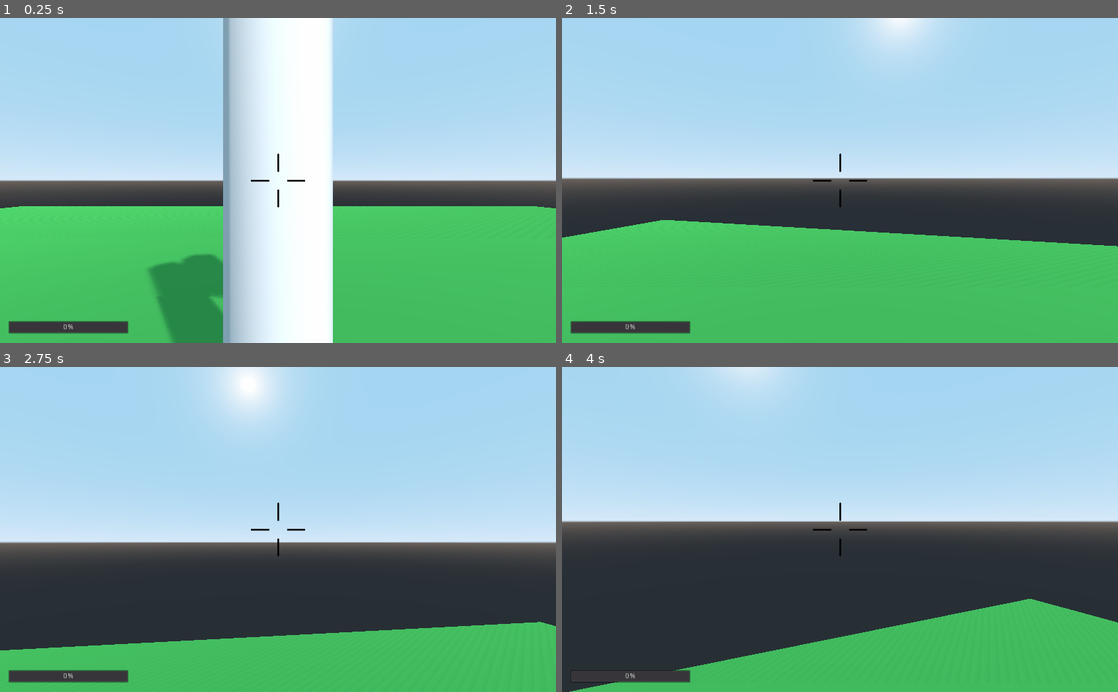
Above: before the commit, frames 1-4 (two rows, left to right).
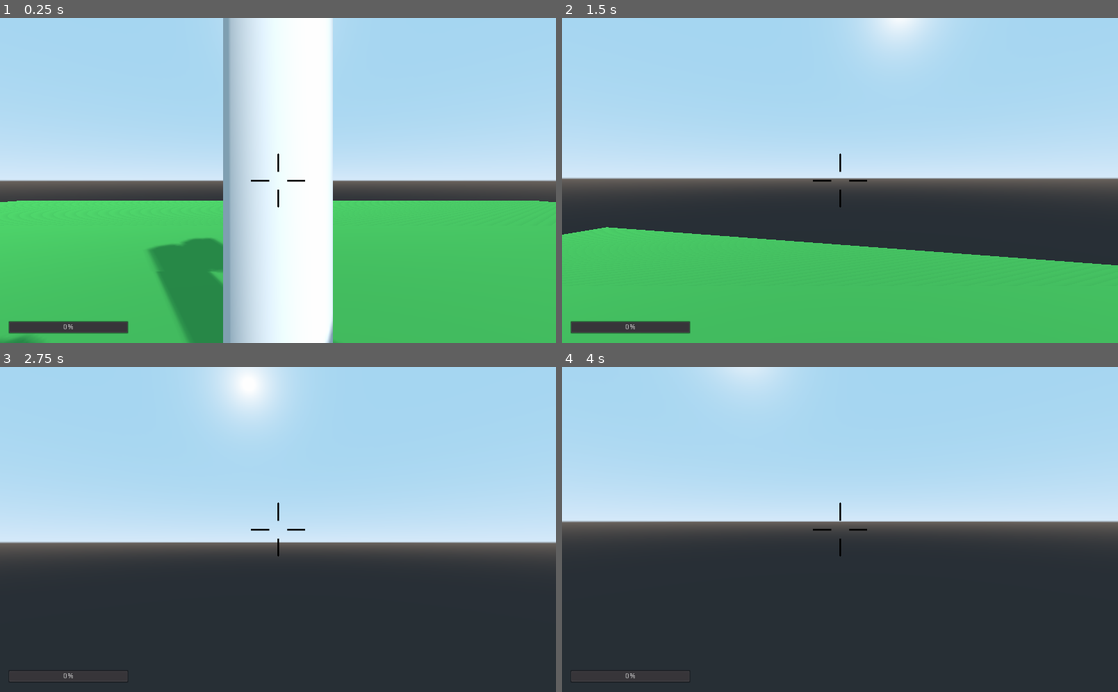
Above: after the commit, the same moments.

Repository: camgrodgers/senior-fps
Game: Godot game, scene res://Main.tscn
Same seed, same stepped clock (60 frames per second), same inputs: the game is played once before the commit and once after it.
Inputs (mouse positions are in pixels of both pictures, inside the frame that each line leads up to):
- Up to frame 1 (0.25 s): no input
- Up to frame 2 (1.5 s): move the mouse to (867, 180) at 0.52 s; hold Up (move_forward) from 0.53 s (still down); tap Space (jump) at 0.6, 0.77, 1.07 s; move the mouse to (812, 180) at 1.27 s; click (812, 180) at 1.35 s
- Up to frame 3 (2.75 s): keep holding Up (move_forward); tap Space (jump) at 1.52, 1.55, 1.82, 2.1 s; move the mouse to (289, 523) at 2.02 s
- Up to frame 4 (4 s): keep holding Up (move_forward); move the mouse to (834, 536) at 2.77 s; click (834, 536) at 2.85 s; tap Space (jump) at 3.02, 3.05, 3.32, 3.6, 3.77 s; move the mouse to (878, 532) at 3.52 s

The runs differ from the first frame. In frame 1, 2.8% of the frame differs, in the area x 0-100%, y 56-100%; in frame 2, 4.1%; in frame 3, 17%, in the area x 0-100%, y 78-100%; in frame 4, 16%.

Commit message:
Better Jumping

Diff:
--- a/Player/Player.gd
+++ b/Player/Player.gd
@@ -2,17 +2,33 @@
 
 export var speed: float = 4.0
 
+const GRAVITY = -24.8
+
+var vel = Vector3()
+
+const MAX_SPEED = 20
+const JUMP_SPEED = 18
+const ACCEL = 4.5
+var DEACCEL = 16
+const MAX_SLOPE_ANGLE = 40
+var MOUSE_SENSITIVITY = 0.05
+
+var camera
+var rotation_helper
+
+
 # Called when the node enters the scene tree for the first time.
 func _ready():
+	camera = $Rotation_Helper / Camera
+	rotation_helper = $Rotation_Helper
+
 	Input.set_mouse_mode(Input.MOUSE_MODE_CAPTURED)
+
 	turn_factor = turn_speed / 10000.0
 	if (inverse_x):
 		inverse_x_factor = 1
 	if (inverse_y):
 		inverse_y_factor = 1
-
-var isGoingUp = false
-var isGoingDown = false
 
 
 func _physics_process(delta):
@@ -29,54 +45,38 @@
 	if Input.is_action_pressed("move_left"):
 		direction -= aiming[0]
 
-	#Controlling Jumps
-	#If the space is Pressed
-	if Input.is_action_just_pressed("jump"):
-		print("It is hitting the jump function")
-		isGoingUp = true
-		isGoingDown = false
+	direction = direction.normalized()
 
-	#Slowly go Up
-	if(isGoingUp):
-		print("It is increasing the direciton")
-		direction.y = 20
-	#Slowly go Down
-	if(isGoingDown):
-		print("It is decreasing the direction")
-		direction.y = -20
-	#If it gets to bottom of jump
-	if((translation.y <= 2.75) && isGoingDown):
-		print("It has reached the bottom of the jump")
-		isGoingUp = false
-		isGoingDown = false
-		translation.y = 2.471701
-		direction.y = 0
-	#If it gets to top of jump
-	if(translation.y > 12):
-		print("It has reached the top of the jump")
-		isGoingUp = false
-		isGoingDown = true
 
-	if(!isGoingUp && !isGoingDown):
-		translation.y = 2.741701
+	if translation.y <= 2.471701:
+		if Input.is_action_just_pressed("jump"):
+			vel.y = JUMP_SPEED
 
-	if(translation.y < 2.741701):
-		translation.y = 2.741701
+	direction.y = 0
+	direction = direction.normalized()
 
-	print(translation.x)
 
-	#Problem: When the player is in the air, it will follow his y direction up to infinity....
-	#Regardless of the directions.
-	#Solution: When building new translation coordinates, I need to disable camera from having any factor
-	#x, y direction are paused for some reason during the jump.... Perhaps they should be scaled accordingly during a jump....
+	vel.y += delta * GRAVITY
 
-	if(isGoingUp || isGoingDown):
-		direction.x *= 25
-		direction.z *= 25
+	var hvel = vel
+	hvel.y = 0
 
-	direction = direction.normalized()
-	direction = direction * 8
-	move_and_slide(direction)
+	var target = direction
+	target *= MAX_SPEED
+
+	var accel
+
+	if direction.dot(hvel) > 2.471701:
+		accel = ACCEL
+	else:
+		accel = DEACCEL
+
+	hvel = hvel.linear_interpolate(target, accel * delta)
+	vel.x = hvel.x
+	vel.z = hvel.z
+
+
+	move_and_slide(vel)
 
 	# Using items/weapons
 	if Input.is_action_just_pressed("use_item"):
@@ -90,6 +90,8 @@
 		print(obj)
 		if obj.has_method("take_damage"):
 			obj.take_damage()
+
+
 
 # Camera motion
 export var turn_speed = 50
